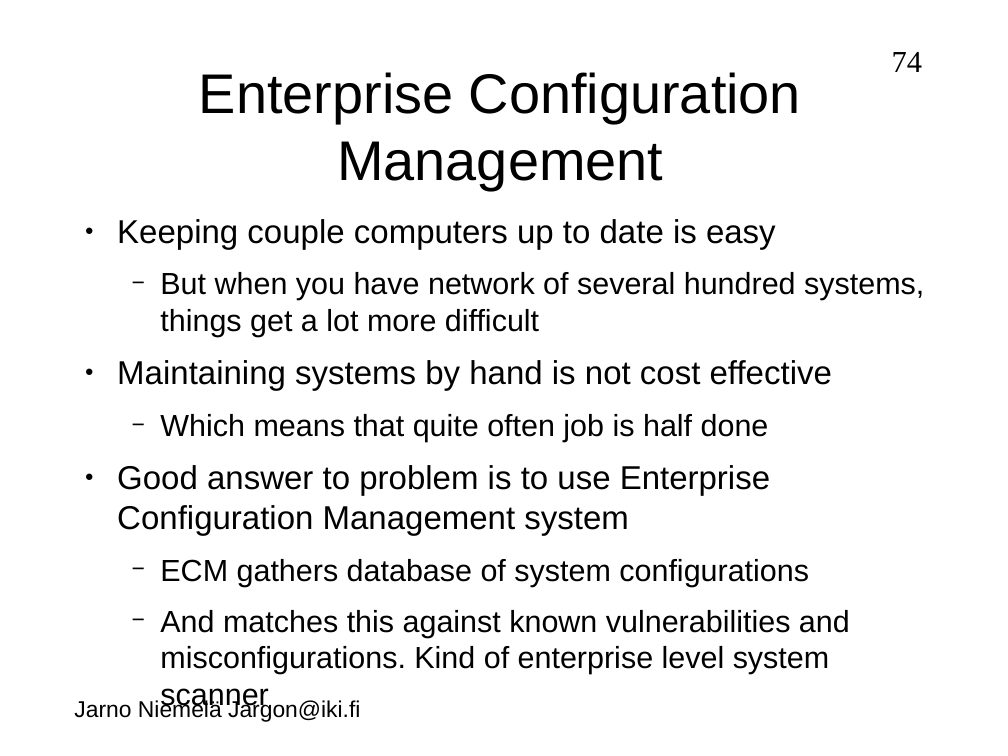
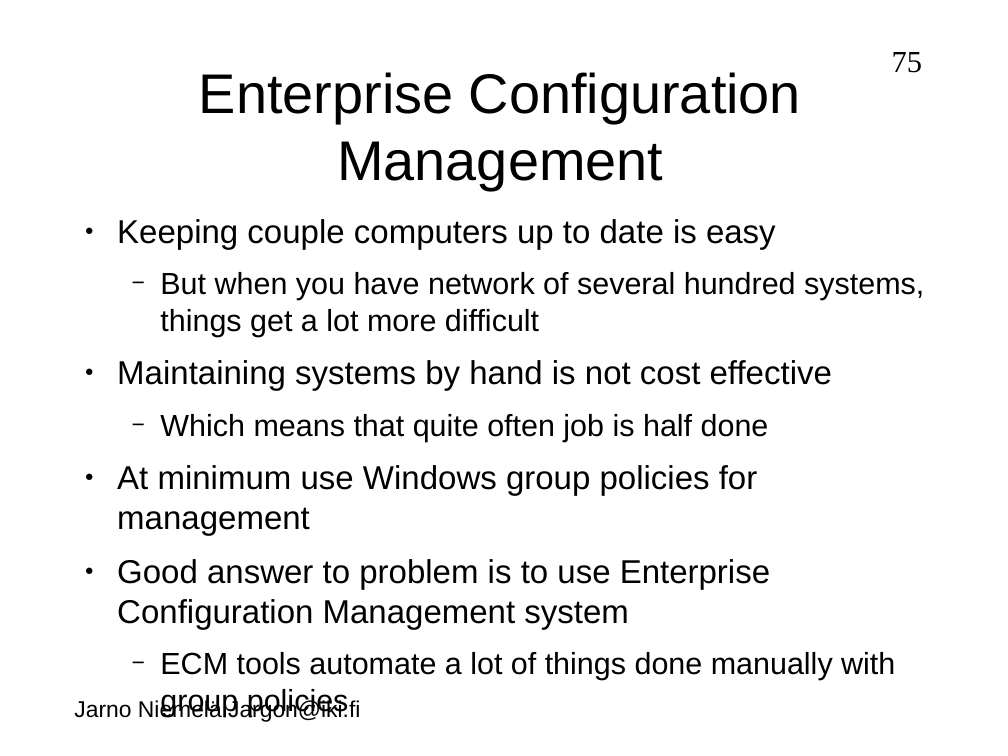
Before and after one commit to jarno-niemela/corporate_cyber_defence, a slide deck: slide 75 of Host security/Host security.odp (slide 74 before the commit). Drawn at 1008x756 pixels with LibreOffice and Linux fonts; fonts in the diff are those of the drawing; background and template pictures are left out. Boxes give left, top, right and bottom in pixels: in the first picture for what was removed or moved away, otherwise in the second. Text is boxed around its words. In the diff, an @@ line names an element or a change of style, - is before the commit and + after.

Commit message:
Updated

```diff
--- a/Host security/Host security.odp
+++ b/Host security/Host security.odp
@@ page number at (892,52,922,73): text changed @@
-74
+75
@@ text at (117,465,757,536): paragraph added @@
+● At minimum use Windows group policies for management
@@ text at (160,652,895,680): text changed @@
-  − ECM gathers database of system configurations
-  − And matches this against known vulnerabilities and misconfigurations. Kind of enterprise level system scanner
+  − ECM tools automate a lot of things done manually with group policies
```
Also in this commit, not shown: 3 other slides changed, 4 slides added, 3 slides removed.
